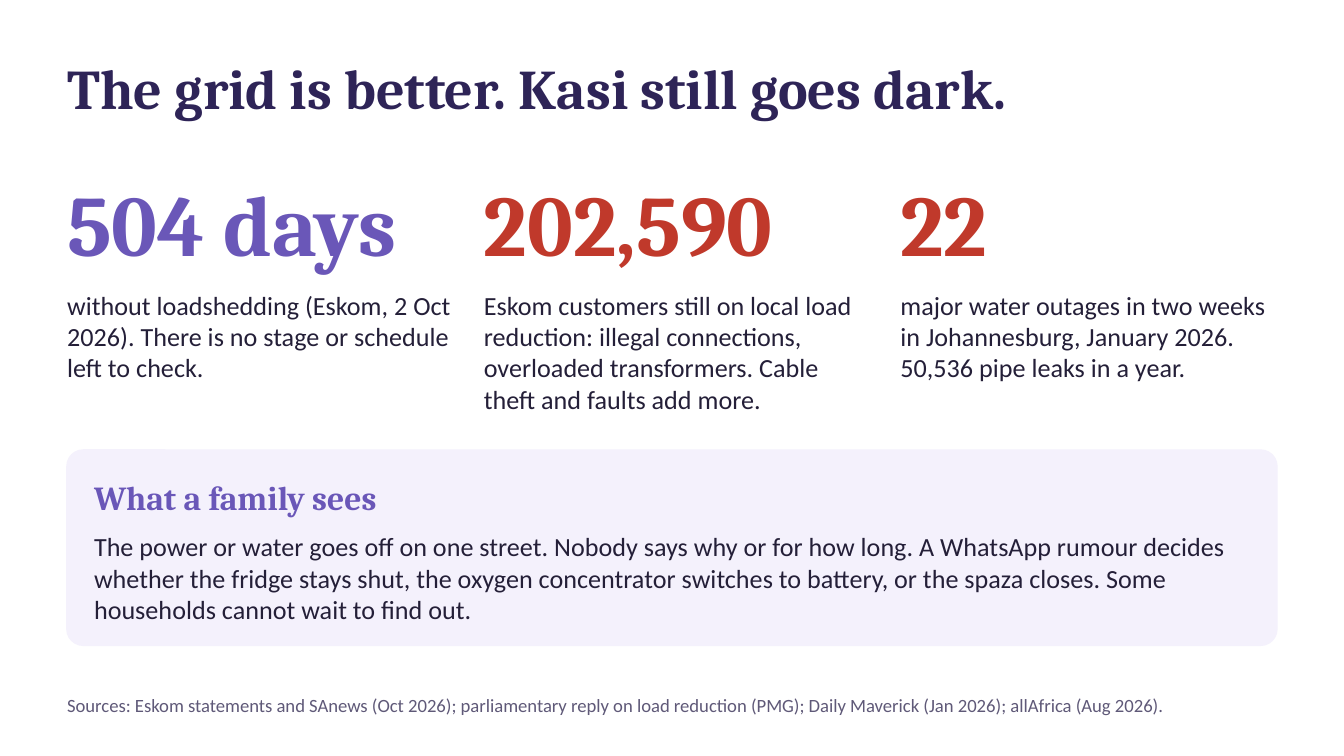
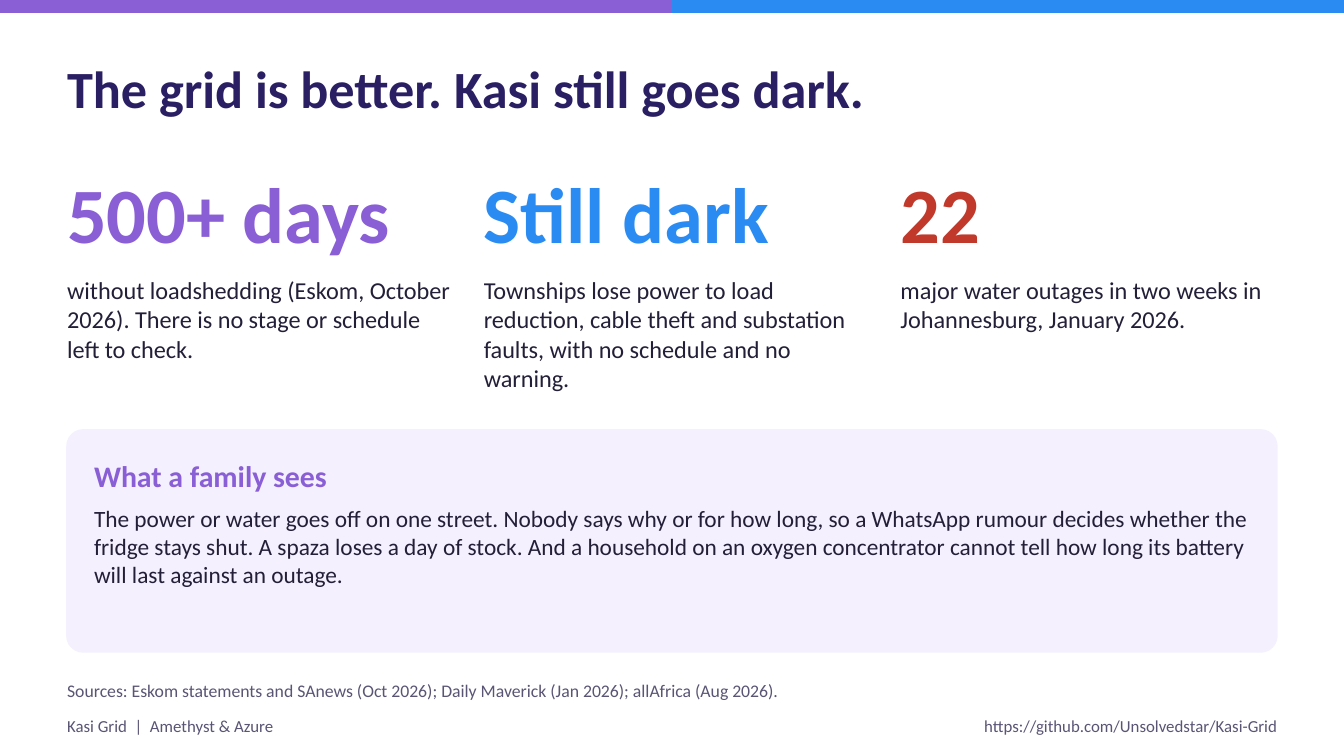
Before and after one commit to Unsolvedstar/Kasi-Grid, a slide deck: slide 2 of submission/Kasi-Grid-deck.pptx. Drawn at 1344x756 pixels with LibreOffice and Linux fonts; fonts in the diff are those of the drawing. Boxes give left, top, right and bottom in pixels: in the first picture for what was removed or moved away, otherwise in the second. Text is boxed around its words. In the diff, an @@ line names an element or a change of style, - is before the commit and + after.

```diff
--- a/submission/Kasi-Grid-deck.pptx
+++ b/submission/Kasi-Grid-deck.pptx
@@ rectangle added at (x1=0, y1=0, x2=1344, y2=12), fill #8A5FD6, outline #8A5FD6 1 pt @@
@@ rectangle added at (x1=672, y1=0, x2=1344, y2=12), fill #2A8BF2, outline #2A8BF2 1 pt @@
@@ text "The grid is better. Kasi ..." at (x1=67, y1=71, x2=864, y2=117): size 30 to 28 pt, font Cambria to Calibri, text colour #2E2457 to #2B1F63 @@
@@ text "22" at (x1=900, y1=191, x2=979, y2=243): size 46 to 42 pt, font Cambria to Calibri @@
@@ text at (x1=67, y1=188, x2=390, y2=256): text changed; size 46 to 42 pt; font Cambria to Calibri; text colour #6A57B8 to #8A5FD6 @@
-504 days
+500+ days
@@ text removed at (x1=484, y1=197, x2=773, y2=268) @@
-202,590
@@ text added at (x1=484, y1=188, x2=769, y2=244), 42 pt, text #2A8BF2, bold @@
+Still dark
@@ text at (x1=67, y1=281, x2=450, y2=358): text changed; size 14 to 13 pt @@
-without loadshedding (Eskom, 2 Oct 2026). There is no stage or schedule left to check.
+without loadshedding (Eskom, October 2026). There is no stage or schedule left to check.
@@ text at (x1=484, y1=282, x2=845, y2=391): text changed; size 14 to 13 pt @@
-Eskom customers still on local load reduction: illegal connections, overloaded transformers. Cable theft and faults add more.
+Townships lose power to load reduction, cable theft and substation faults, with no schedule and no warning.
@@ text at (x1=900, y1=282, x2=1261, y2=332): text changed; size 14 to 13 pt @@
-major water outages in two weeks in Johannesburg, January 2026. 50,536 pipe leaks in a year.
+major water outages in two weeks in Johannesburg, January 2026.
@@ rounded rectangle resized from (x1=67, y1=450, x2=1277, y2=645) to (x1=67, y1=430, x2=1277, y2=652) @@
@@ rounded rectangle at (x1=67, y1=430, x2=1277, y2=652): fill #F4F1FC to #F4F0FD; outline #F4F1FC 1 pt to #F4F0FD 1 pt; proportions changed @@
@@ text "What a family sees" moved from (x1=94, y1=486, x2=376, y2=518) to (x1=94, y1=466, x2=327, y2=492) @@
@@ text "What a family sees" at (x1=94, y1=466, x2=327, y2=492): size 18 to 16 pt, font Cambria to Calibri, text colour #6A57B8 to #8A5FD6 @@
@@ text at (x1=94, y1=510, x2=1247, y2=587): text changed; size 14 to 12.5 pt @@
-The power or water goes off on one street. Nobody says why or for how long. A WhatsApp rumour decides whether the fridge stays shut, the oxygen concentrator switches to battery, or the spaza closes. Some households cannot wait to find out.
+The power or water goes off on one street. Nobody says why or for how long, so a WhatsApp rumour decides whether the fridge stays shut. A spaza loses a day of stock. And a household on an oxygen concentrator cannot tell how long its battery will last against an outage.
@@ text at (x1=67, y1=684, x2=778, y2=700): text changed; size 10 to 9.5 pt; text colour #5F5978 to #5A5475 @@
-Sources: Eskom statements and SAnews (Oct 2026); parliamentary reply on load reduction (PMG); Daily Maverick (Jan 2026); allAfrica (Aug 2026).
+Sources: Eskom statements and SAnews (Oct 2026); Daily Maverick (Jan 2026); allAfrica (Aug 2026).
@@ text added at (x1=67, y1=720, x2=273, y2=735), 9 pt, text #5A5475 @@
+Kasi Grid | Amethyst & Azure
@@ text added at (x1=984, y1=720, x2=1277, y2=735), 9 pt, text #5A5475 @@
+https://github.com/Unsolvedstar/Kasi-Grid
```
Also in this commit, not shown: 9 other slides changed, 7 slides added, 4 slides removed, 43 other files.
